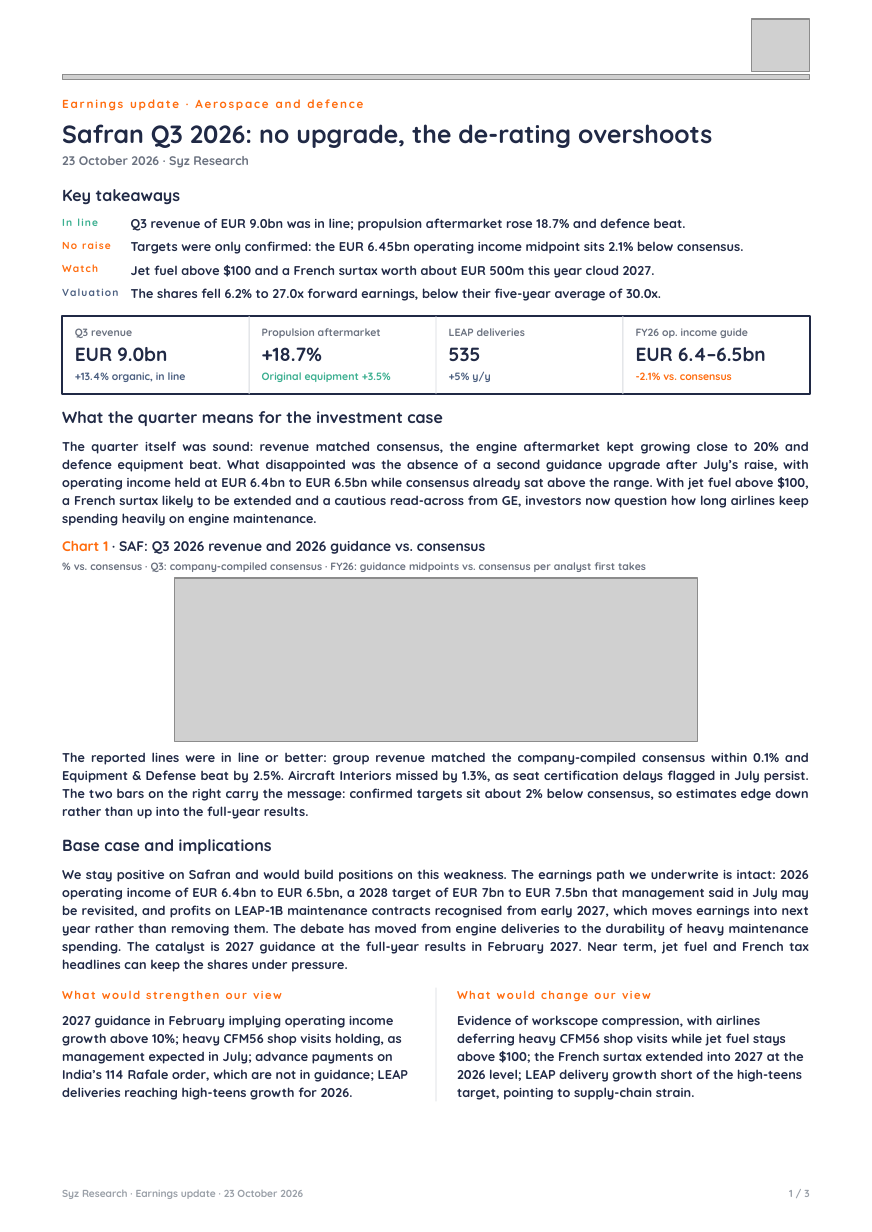
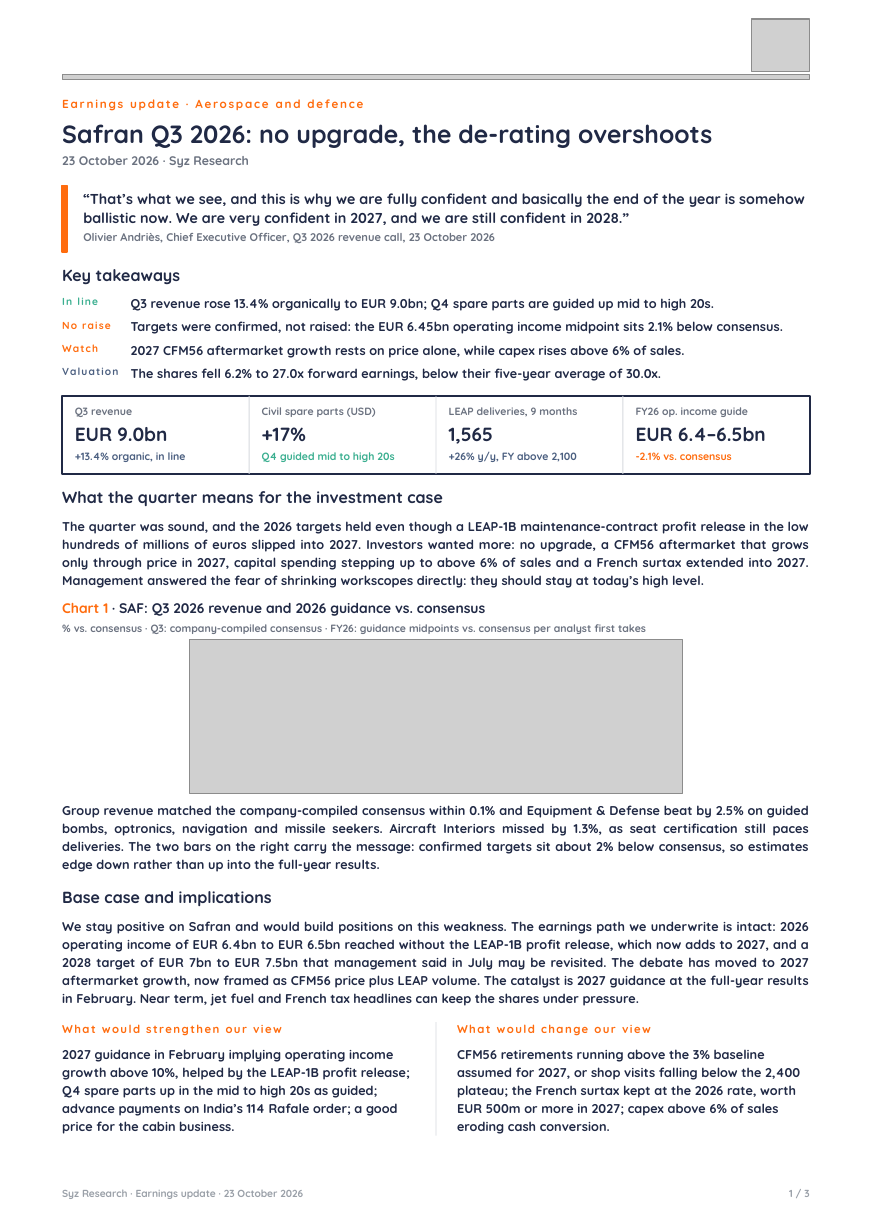
Before and after one commit to jb-db05/syz-earnings, a slide deck: slide 1 of reports/SAF_Q3_2026/Earnings_Update_SAF_Q32026.pptx. Drawn at 872x1232 pixels with LibreOffice and Linux fonts; fonts in the diff are those of the drawing; grey boxes stand for pictures. Boxes give left, top, right and bottom in pixels: in the first picture for what was removed or moved away, otherwise in the second. Text is boxed around its words. In the diff, an @@ line names an element or a change of style, - is before the commit and + after.

```diff
--- a/reports/SAF_Q3_2026/Earnings_Update_SAF_Q32026.pptx
+++ b/reports/SAF_Q3_2026/Earnings_Update_SAF_Q32026.pptx
@@ rectangle added at (x1=62, y1=186, x2=67, y2=252), fill #FF6C0E, outline #FF6C0E 1 pt @@
@@ text added at (x1=83, y1=193, x2=805, y2=226), 9.8 pt, text #202945, bold @@
+“That’s what we see, and this is why we are fully confident and basically the end of the year is somehow ballistic now. We are very confident in 2027, and we are still confident in 2028.”
@@ text at (x1=83, y1=233, x2=495, y2=243): text changed; size 8.7 to 7.6 pt; text colour #202945 to #6B7280 @@
-Q3 revenue of EUR 9.0bn was in line; propulsion aftermarket rose 18.7% and defence beat.
+Olivier Andriès, Chief Executive Officer, Q3 2026 revenue call, 23 October 2026
@@ text removed at (x1=131, y1=265, x2=655, y2=278) @@
-Jet fuel above $100 and a French surtax worth about EUR 500m this year cloud 2027.
@@ text added at (x1=131, y1=298, x2=714, y2=311), 8.7 pt, text #202945, bold @@
+Q3 revenue rose 13.4% organically to EUR 9.0bn; Q4 spare parts are guided up mid to high 20s.
@@ text at (x1=131, y1=321, x2=783, y2=334): text changed @@
-Targets were only confirmed: the EUR 6.45bn operating income midpoint sits 2.1% below consensus.
+Targets were confirmed, not raised: the EUR 6.45bn operating income midpoint sits 2.1% below consensus.
@@ text removed at (x1=262, y1=328, x2=381, y2=338) @@
-Propulsion aftermarket
@@ text added at (x1=131, y1=345, x2=684, y2=358), 8.7 pt, text #202945, bold @@
+2027 CFM56 aftermarket growth rests on price alone, while capex rises above 6% of sales.
@@ text removed at (x1=262, y1=347, x2=322, y2=361) @@
-+18.7%
@@ text removed at (x1=449, y1=347, x2=481, y2=361) @@
-535
@@ text removed at (x1=262, y1=372, x2=391, y2=382) @@
-Original equipment +3.5%
@@ text added at (x1=262, y1=407, x2=376, y2=417), 7.2 pt, text #6B7280, bold @@
+Civil spare parts (USD)
@@ text at (x1=449, y1=407, x2=577, y2=416): text changed @@
-LEAP deliveries
+LEAP deliveries, 9 months
@@ 13 texts, 3 lines, 1 rectangle moved together from (x1=62, y1=189, x2=810, y2=426) to (x1=62, y1=269, x2=810, y2=506) @@
@@ text removed at (x1=62, y1=441, x2=809, y2=526) @@
-The quarter itself was sound: revenue matched consensus, the engine aftermarket kept growing close to 20% and defence equipment beat. What disappointed was the absence of a second guidance upgrade after July’s raise, with operating income held at EUR 6.4bn to EUR 6.5bn while consensus already sat above the range. With jet fuel above $100, a French surtax likely to be extended and a cautious read-across from GE, investors now question how long airlines keep spending heavily on engine maintenance.
@@ text added at (x1=262, y1=427, x2=306, y2=441), 13 pt, text #202945, bold @@
++17%
@@ text added at (x1=449, y1=427, x2=494, y2=444), 13 pt, text #202945, bold @@
+1,565
@@ text added at (x1=262, y1=452, x2=394, y2=462), 7.2 pt, text #3BAF90, bold @@
+Q4 guided mid to high 20s
@@ text at (x1=449, y1=452, x2=577, y2=462): text changed @@
-+5% y/y
++26% y/y, FY above 2,100
@@ text added at (x1=62, y1=521, x2=809, y2=588), 8.7 pt, text #202945, bold @@
+The quarter was sound, and the 2026 targets held even though a LEAP-1B maintenance-contract profit release in the low hundreds of millions of euros slipped into 2027. Investors wanted more: no upgrade, a CFM56 aftermarket that grows only through price in 2027, capital spending stepping up to above 6% of sales and a French surtax extended into 2027. Management answered the fear of shrinking workscopes directly: they should stay at today’s high level.
@@ text "% vs. consensus · Q3: ..." moved from (x1=74, y1=562, x2=646, y2=572) to (x1=74, y1=624, x2=646, y2=634) @@
@@ text "Chart 1 · SAF: Q3 ..." moved from (x1=62, y1=540, x2=485, y2=554) to (x1=62, y1=602, x2=485, y2=616) @@
@@ picture resized from (x1=174, y1=578, x2=697, y2=741) to (x1=190, y1=640, x2=683, y2=794) @@
@@ text at (x1=62, y1=805, x2=809, y2=872): text changed @@
-The reported lines were in line or better: group revenue matched the company-compiled consensus within 0.1% and Equipment & Defense beat by 2.5%. Aircraft Interiors missed by 1.3%, as seat certification delays flagged in July persist. The two bars on the right carry the message: confirmed targets sit about 2% below consensus, so estimates edge down rather than up into the full-year results.
+Group revenue matched the company-compiled consensus within 0.1% and Equipment & Defense beat by 2.5% on guided bombs, optronics, navigation and missile seekers. Aircraft Interiors missed by 1.3%, as seat certification still paces deliveries. The two bars on the right carry the message: confirmed targets sit about 2% below consensus, so estimates edge down rather than up into the full-year results.
@@ text "Base case and implications" moved from (x1=62, y1=839, x2=272, y2=854) to (x1=62, y1=891, x2=272, y2=906) @@
@@ text at (x1=62, y1=921, x2=809, y2=1006): text changed @@
-We stay positive on Safran and would build positions on this weakness. The earnings path we underwrite is intact: 2026 operating income of EUR 6.4bn to EUR 6.5bn, a 2028 target of EUR 7bn to EUR 7.5bn that management said in July may be revisited, and profits on LEAP-1B maintenance contracts recognised from early 2027, which moves earnings into next year rather than removing them. The debate has moved from engine deliveries to the durability of heavy maintenance spending. The catalyst is 2027 guidance at the full-year results in February 2027. Near term, jet fuel and French tax headlines can keep the shares under pressure.
+We stay positive on Safran and would build positions on this weakness. The earnings path we underwrite is intact: 2026 operating income of EUR 6.4bn to EUR 6.5bn reached without the LEAP-1B profit release, which now adds to 2027, and a 2028 target of EUR 7bn to EUR 7.5bn that management said in July may be revisited. The debate has moved to 2027 aftermarket growth, now framed as CFM56 price plus LEAP volume. The catalyst is 2027 guidance at the full-year results in February. Near term, jet fuel and French tax headlines can keep the shares under pressure.
@@ text at (x1=62, y1=1049, x2=410, y2=1134): text changed @@
-2027 guidance in February implying operating income growth above 10%; heavy CFM56 shop visits holding, as management expected in July; advance payments on India’s 114 Rafale order, which are not in guidance; LEAP deliveries reaching high-teens growth for 2026.
+2027 guidance in February implying operating income growth above 10%, helped by the LEAP-1B profit release; Q4 spare parts up in the mid to high 20s as guided; advance payments on India’s 114 Rafale order; a good price for the cabin business.
@@ 2 texts, 1 line moved together from (x1=62, y1=988, x2=651, y2=1102) to (x1=62, y1=1023, x2=651, y2=1137) @@
@@ text at (x1=457, y1=1049, x2=800, y2=1134): text changed @@
-Evidence of workscope compression, with airlines deferring heavy CFM56 shop visits while jet fuel stays above $100; the French surtax extended into 2027 at the 2026 level; LEAP delivery growth short of the high-teens target, pointing to supply-chain strain.
+CFM56 retirements running above the 3% baseline assumed for 2027, or shop visits falling below the 2,400 plateau; the French surtax kept at the 2026 rate, worth EUR 500m or more in 2027; capex above 6% of sales eroding cash conversion.
```
Also in this commit, not shown: 2 other slides changed, 3 other files.
